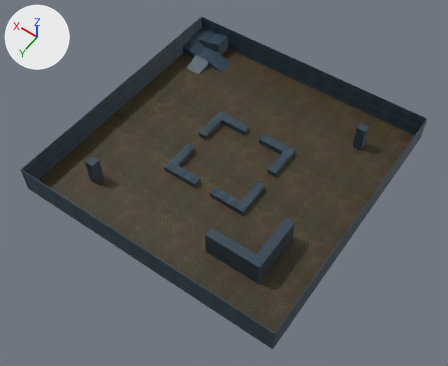
Renders of the Blender file 素材/3D/Stage/Factory/Factory.blend from each side of a commit.
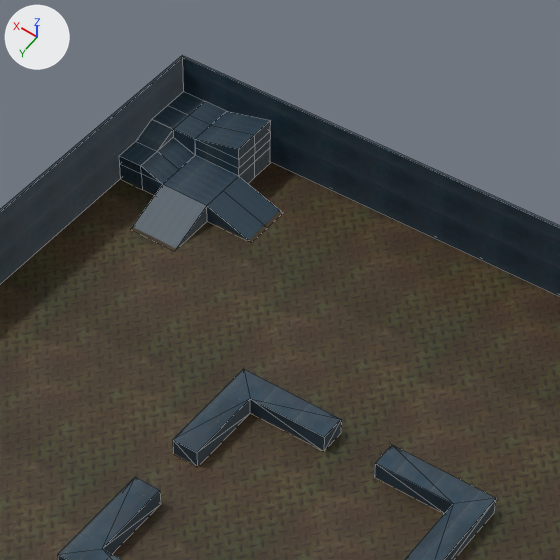
Old and new are each drawn whole from a 50 mm lens placed at (-484.0, 701.0, 1018.0), pointed at (-17.0, 48.0, -9.0) and again close up on the part from 33% to 70% of the width and 0% to 46% of the height. Every picture has the same lights, and +X, +Y and +Z are marked at upper left. The last two pictures show the newer version. The close-ups show mesh edges as thin lines.

Objects in the first close-up: 'Cube', '立方体.001', '立方体.002', '立方体.006', '立方体.008'.
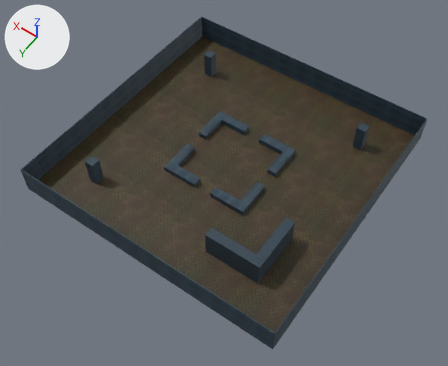
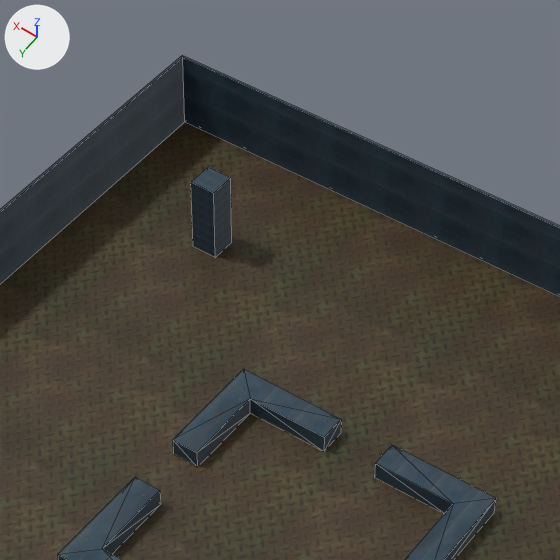
Changed parts and their boxes (x1, y1, x2, y2) in the close-ups (560 x 560 px):
'立方体.006', reshaped, moved, rescaled (74% narrower, 42% shorter): before (119, 92, 280, 248); after (191, 167, 232, 257)

What changed in the scene script:
```text
Add img_blue_metal_plate_diff_4k_jpg_001:
    img_blue_metal_plate_diff_4k_jpg_001 = load_image('blue_metal_plate_diff_4k.jpg.001', 'blue_metal_plate_diff_4k.jpg', 4096, 4096, 'sRGB')
Add mat_マテリアル_001:
    mat_マテリアル_001 = bpy.data.materials.new('マテリアル.001')
    # uses the picture img_blue_metal_plate_diff_4k_jpg_001
Change me_立方体_007:
    used by ob_立方体_006; location = (258.0, -258.0, 15.0); scale = (40.0, 40.0, 15.0)
    remove me_立方体_007.from_pydata(...)  # 84 vertices, 72 faces; spans x -2.0..1.0, y -1.0..2.0, z -1.0..1.67
    remove me_立方体_007.materials.append(mat_マテリアル_004)
    add me_立方体_007.from_pydata(...)  # 8 vertices, 6 faces; spans x -1.0..1.0, y -1.0..1.0, z -1.0..1.0
    me_立方体_007 part 1
    78 vertices are removed from x -2.0..1.0, y -1.0..2.0, z -1.0..1.67
    72 faces are deleted
    2 vertices are added at (-1.0, 1.0, 1.0), (1.0, 1.0, 1.0)
    6 new faces join them
    add me_立方体_007.materials.append(mat_マテリアル_001)
Change ob_立方体_006:
    ob_立方体_006.location: (258.0, -258.0, 15.0) -> (200.0, -200.0, 30.0)
    ob_立方体_006.scale: (40.0, 40.0, 15.0) -> (10.0, 10.0, 30.0)
```
